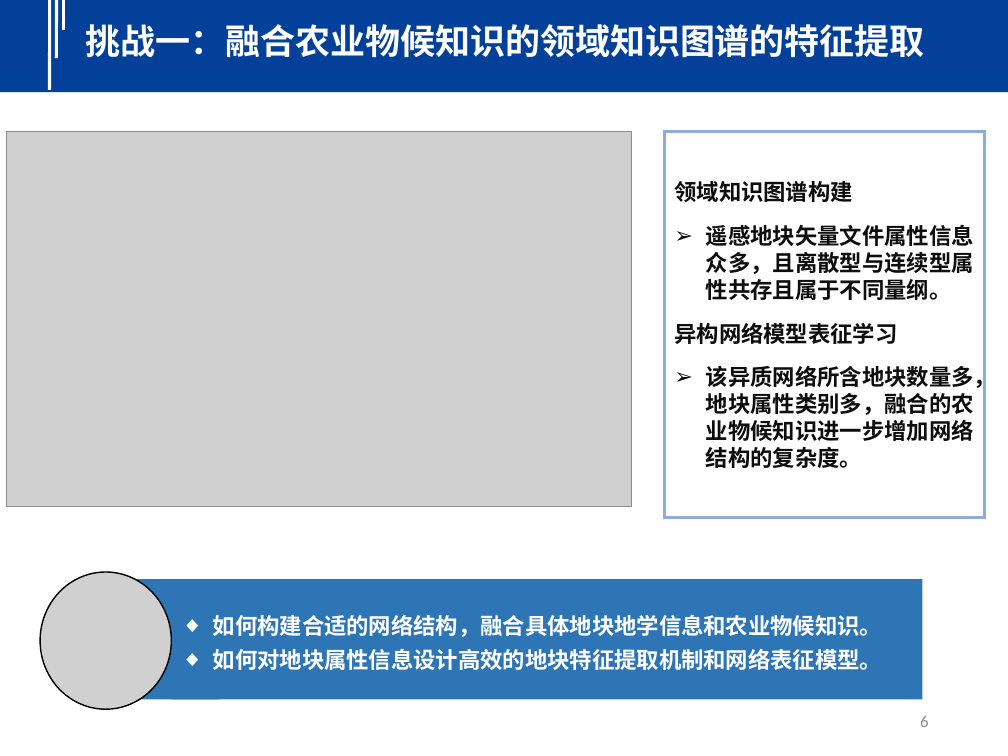
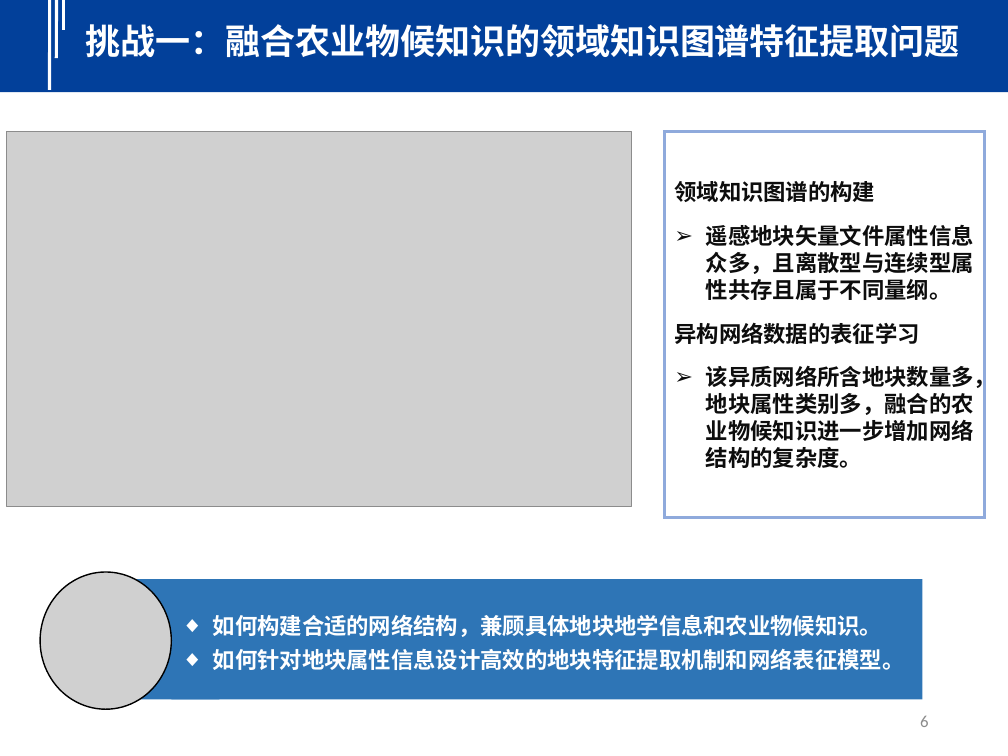
Before and after one commit to seu-cloud/seu-cloud-study, a slide deck: slide 6 of PPT/2023/20230602-巩傲凡-面向作物种类预测的知识推理技术研究.pptx. Drawn at 1008x756 pixels with LibreOffice and Linux fonts; fonts in the diff are those of the drawing; grey boxes stand for pictures. Boxes give left, top, right and bottom in pixels: in the first picture for what was removed or moved away, otherwise in the second. Text is boxed around its words. In the diff, an @@ line names an element or a change of style, - is before the commit and + after.

```diff
--- a/PPT/2023/20230602-巩傲凡-面向作物种类预测的知识推理技术研究.pptx
+++ b/PPT/2023/20230602-巩傲凡-面向作物种类预测的知识推理技术研究.pptx
@@ text at box(86, 24, 960, 57): text changed @@
-挑战一：融合农业物候知识的领域知识图谱的特征提取
+挑战一：融合农业物候知识的领域知识图谱特征提取问题
@@ text in rectangle at box(674, 181, 875, 202): text changed @@
-领域知识图谱构建
+领域知识图谱的构建
@@ text in rectangle at box(674, 323, 920, 344): text changed @@
-异构网络模型表征学习
+异构网络数据的表征学习
@@ text in rectangle at box(213, 615, 905, 670): text changed @@
-◆ 如何构建合适的网络结构，融合具体地块地学信息和农业物候知识。
-◆ 如何对地块属性信息设计高效的地块特征提取机制和网络表征模型。
+◆ 如何构建合适的网络结构，兼顾具体地块地学信息和农业物候知识。
+◆ 如何针对地块属性信息设计高效的地块特征提取机制和网络表征模型。
```
Also in this commit, not shown: 17 other slides changed, 1 slide added, 1 slide removed.
